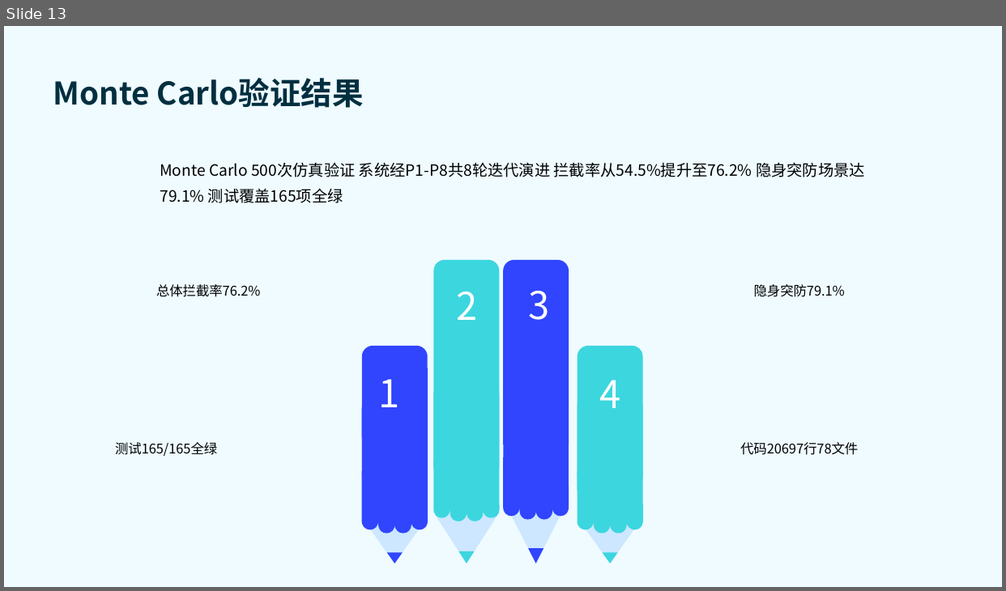
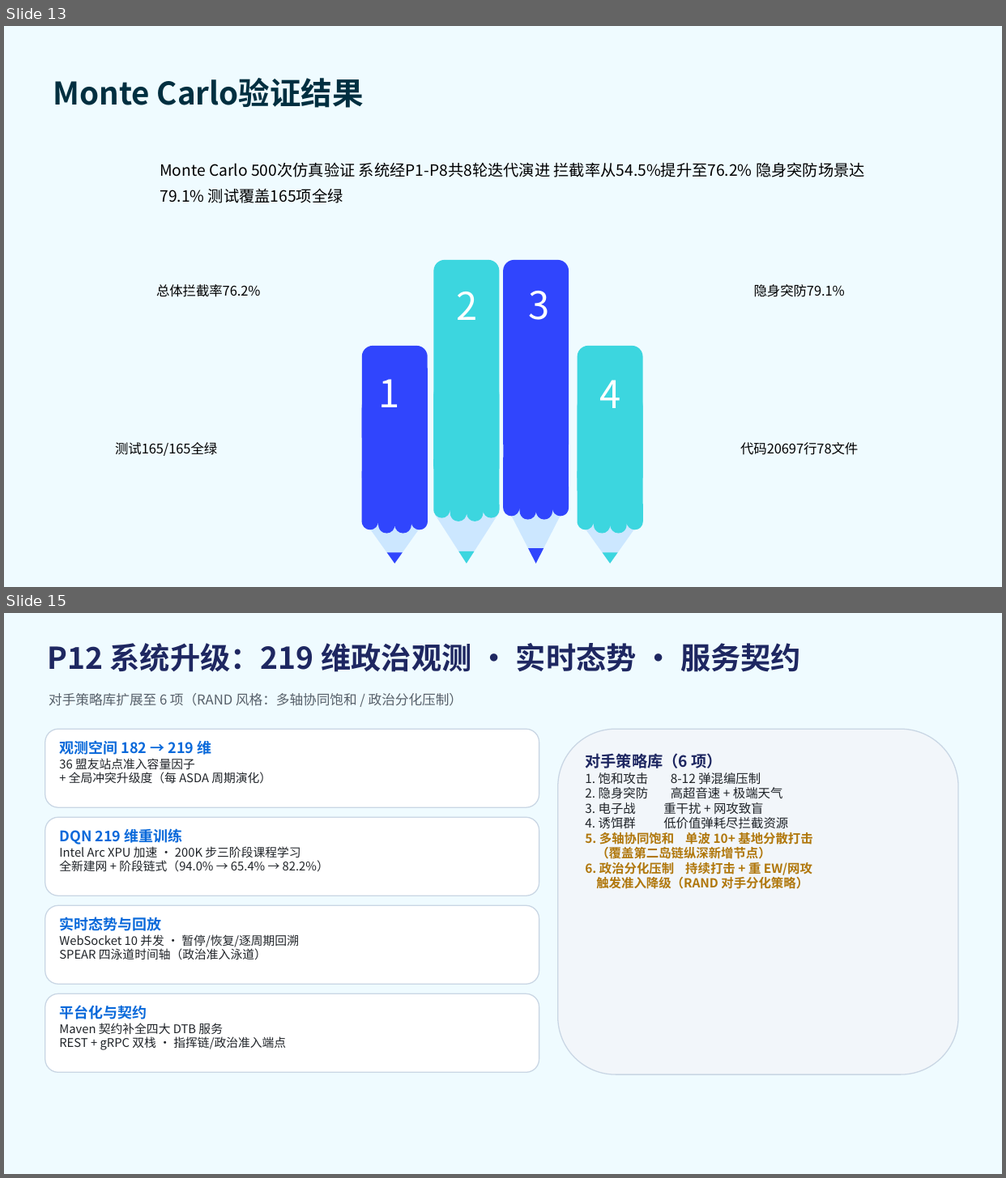
Before and after one commit to yigenfeng0707-netizen/pmtec-dtc2026, a slide deck: DTC2026赛道二参赛作品-含个人简介.pptx. Shown one above the other, each under a label of ours: slide 13 before the commit, slides 13 and 15 after it; the slides between them are not shown. The pictures are 1006x591 and 1006x1178 pixels, drawn with LibreOffice and Linux fonts; fonts in the diff are those of the drawing; background and template pictures are left out. Boxes give left, top, right and bottom in pixels: in the first picture for what was removed or moved away, otherwise in the second. Text is boxed around its words. In the diff, an @@ line names an element or a change of style, - is before the commit and + after.

Commit message:
P13: 参赛作品 PPT 更新 — 新增 P9-P12 权威数据升级/系统升级/重验证结果 三页 (15->18 页)
- 第 14 页: 权威数据升级 (P9-P11) — 四资料数据链路 (CRS R47589/FY2024 BSR/
  RAND RRA967-2/CRS IF12175) + 三级交付物升级要点 + 政治准入三态状态机
- 第 15 页: P12 系统升级 — 观测 182->219 维 + XPU 课程重训练 +
  WebSocket/SPEAR 实时回放 + Maven 契约 + 对手策略库 6 项
- 第 16 页: 重验证结果 — 三场景大数字对照 (76.2%/79.0%/79.5%) +
  六策略 79.1% (CI 78.0-80.2) + 四条韧性结论
- 插入位置: 代码仓库页之前; 视觉 QA 通过 (无重叠/溢出, 对比度合格)

```diff
--- a/DTC2026赛道二参赛作品-含个人简介.pptx
+++ b/DTC2026赛道二参赛作品-含个人简介.pptx
@@ slide 15 added at bbox=[4, 613, 1002, 1174], background #EFFBFF @@
@@ text added at bbox=[47, 643, 801, 672], 29 pt, text #1E2761, bold @@
+P12 系统升级：219 维政治观测 · 实时态势 · 服务契约
@@ text added at bbox=[49, 693, 463, 706], 13 pt, text #57606A @@
+对手策略库扩展至 6 项（RAND 风格：多轴协同饱和 / 政治分化压制）
@@ rounded rectangle added at bbox=[45, 729, 539, 807], fill #FFFFFF, outline #C9D6E4 1 pt, 11.5 pt, text #1F2328 @@
+观测空间 182 → 219 维
+36 盟友站点准入容量因子
++ 全局冲突升级度（每 ASDA 周期演化）
@@ rounded rectangle added at bbox=[558, 729, 958, 1075], fill #F2F6FA, outline #C9D6E4 1 pt, 12 pt, text #B0770B, bold @@
+对手策略库（6 项）
+1. 饱和攻击 8-12 弹混编压制
+2. 隐身突防 高超音速 + 极端天气
+3. 电子战 重干扰 + 网攻致盲
+4. 诱饵群 低价值弹耗尽拦截资源
+5. 多轴协同饱和 单波 10+ 基地分散打击
+（覆盖第二岛链纵深新增节点）
+6. 政治分化压制 持续打击 + 重 EW/网攻
+触发准入降级（RAND 对手分化策略）
@@ rounded rectangle added at bbox=[45, 817, 539, 896], fill #FFFFFF, outline #C9D6E4 1 pt, 11.5 pt, text #1F2328 @@
+DQN 219 维重训练
+Intel Arc XPU 加速 · 200K 步三阶段课程学习
+全新建网 + 阶段链式（94.0% → 65.4% → 82.2%）
@@ rounded rectangle added at bbox=[45, 905, 539, 984], fill #FFFFFF, outline #C9D6E4 1 pt, 11.5 pt, text #1F2328 @@
+实时态势与回放
+WebSocket 10 并发 · 暂停/恢复/逐周期回溯
+SPEAR 四泳道时间轴（政治准入泳道）
@@ rounded rectangle added at bbox=[45, 994, 539, 1072], fill #FFFFFF, outline #C9D6E4 1 pt, 11.5 pt, text #1F2328 @@
+平台化与契约
+Maven 契约补全四大 DTB 服务
+REST + gRPC 双栈 · 指挥链/政治准入端点
```
Also in this commit, not shown: 2 other slides added.
